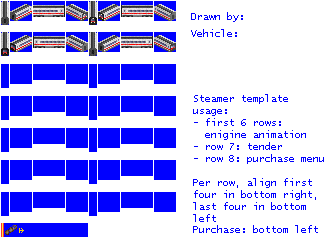
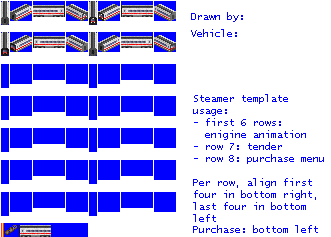
Two versions of the same layered image (331x237). Layer-by-layer changes:
painted on "empty.png" over (19, 225, 51, 237)
